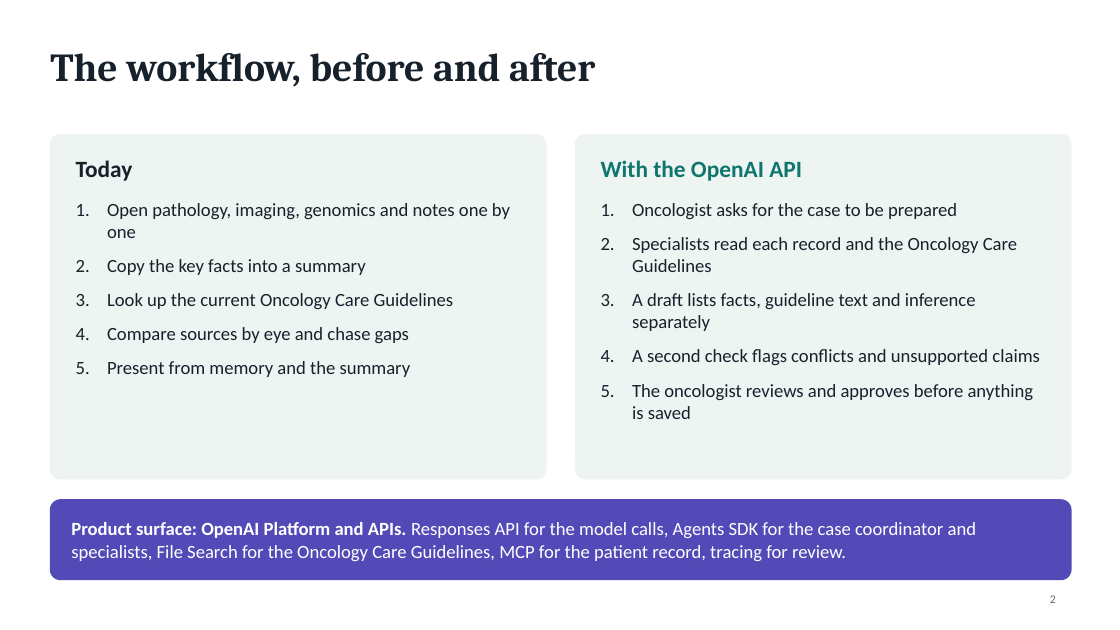
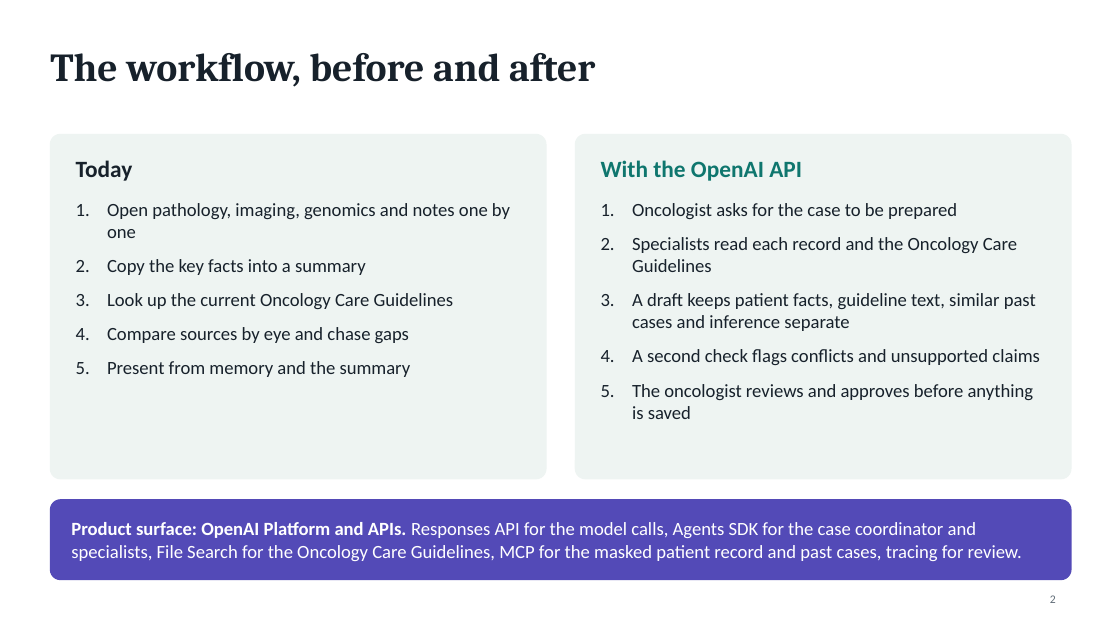
Before and after one commit to rpmish99/oncology-case-prep-demo, a slide deck: slide 2 of deck/case-prep-deck.pptx. Drawn at 1120x630 pixels with LibreOffice and Linux fonts; fonts in the diff are those of the drawing. Boxes give left, top, right and bottom in pixels: in the first picture for what was removed or moved away, otherwise in the second. Text is boxed around its words. In the diff, an @@ line names an element or a change of style, - is before the commit and + after.

Commit message:
Multi-site agenda with four cases, similar past cases, identifier masking, per-case evaluation

```diff
--- a/deck/case-prep-deck.pptx
+++ b/deck/case-prep-deck.pptx
@@ text at <box>632,293,1036,331</box>: text changed @@
-3. A draft lists facts, guideline text and inference separately
+3. A draft keeps patient facts, guideline text, similar past cases and inference separate
@@ text at <box>71,522,1022,561</box>: text changed @@
-Product surface: OpenAI Platform and APIs. Responses API for the model calls, Agents SDK for the case coordinator and specialists, File Search for the Oncology Care Guidelines, MCP for the patient record, tracing for review.
+Product surface: OpenAI Platform and APIs. Responses API for the model calls, Agents SDK for the case coordinator and specialists, File Search for the Oncology Care Guidelines, MCP for the masked patient record and past cases, tracing for review.
```
Also in this commit, not shown: 3 other slides changed, 52 other files.
